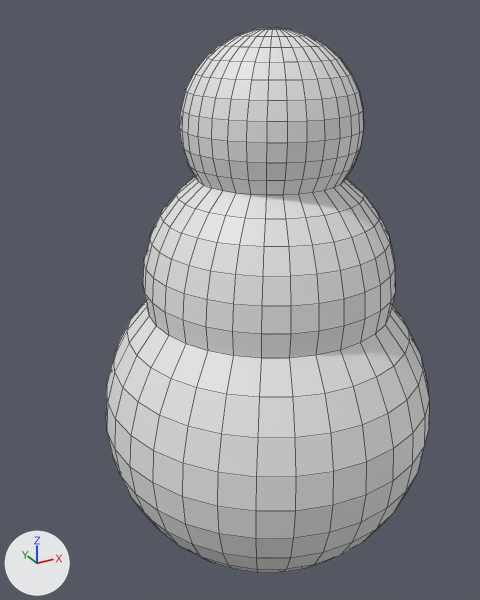
An edit to the Blender file models/players/snowman/snowman.blend, drawn before and after from the same camera.
Both versions are drawn from a camera (50 mm lens) standing at (-1.88, -3.08, 1.58) and looking at (-0.13, 0.11, -0.02). Every picture has the same lights, and +X, +Y and +Z are marked at lower left. Mesh edges are drawn as thin lines.
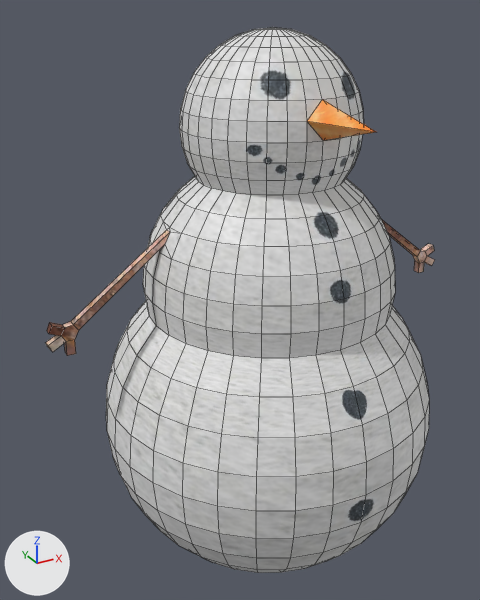
Where the change shows, as pixel boxes (x1, y1, x2, y2) in the pictures (480 x 600 px; the box of a moved part takes in the faces that stretch with it):
'Sphere', reshaped (20% wider): before (106, 27, 429, 573); after (46, 27, 435, 573)
part 1 of me_sphere, moved or reshaped: before (287, 98, 340, 162); after (287, 98, 376, 162)
part 2 of me_sphere, built on: before (152, 221, 181, 259); after (46, 219, 435, 356)
part 3 of me_sphere, recoloured (white to grey): (107, 41, 422, 561) in both

The change, as a list of edits to the scene's bpy script:
```text
Add img_test_texture_jpg:
    img_test_texture_jpg = load_image('test-texture.jpg', 'test-texture.jpg', 1024, 1024, 'sRGB')
Add mat_test_texture_jpg:
    mat_test_texture_jpg = principled_material('test-texture.jpg')
    mat_test_texture_jpg.texture = img_test_texture_jpg
Change me_sphere:
    used by ob_sphere; location = (0.0, 0.0, 0.0)
    remove me_sphere.from_pydata(...)  # 899 vertices, 928 faces; spans x -1.0..1.0, y -1.0..1.0, z -1.71..1.49
    add me_sphere.from_pydata(...)  # 957 vertices, 989 faces, 1 loose edge; spans x -1.3..1.3, y -1.0..1.0, z -1.71..1.49
    me_sphere part 1
    1 vertex is removed from x 0.0, y -0.49, z 1.01
    8 faces are deleted
    1 vertex moves from x 0.0, y -0.48, z 1.1 to x 0.0, y -0.86, z 1.1
    3 vertices are added at (0.0, -0.48, 1.01), (-0.09, -0.47, 1.1), (0.0, -0.48, 1.01)
    12 new faces join them
    me_sphere part 2
    4 faces are deleted
    28 vertices are added at x -1.3..1.3, y -0.02, z -0.05..0.52
    28 new vertices lie (0.0, 0.04, 0.0) away from vertices in x -1.3..1.3, y -0.02, z -0.05..0.52
    1 loose edge is added
    61 new faces join them
    me_sphere part 3: 916 faces spanning x -1.0..1.0, y -1.0..1.0, z -1.71..1.49 switch from no material to mat_test_texture_jpg (picture img_test_texture_jpg)
```
